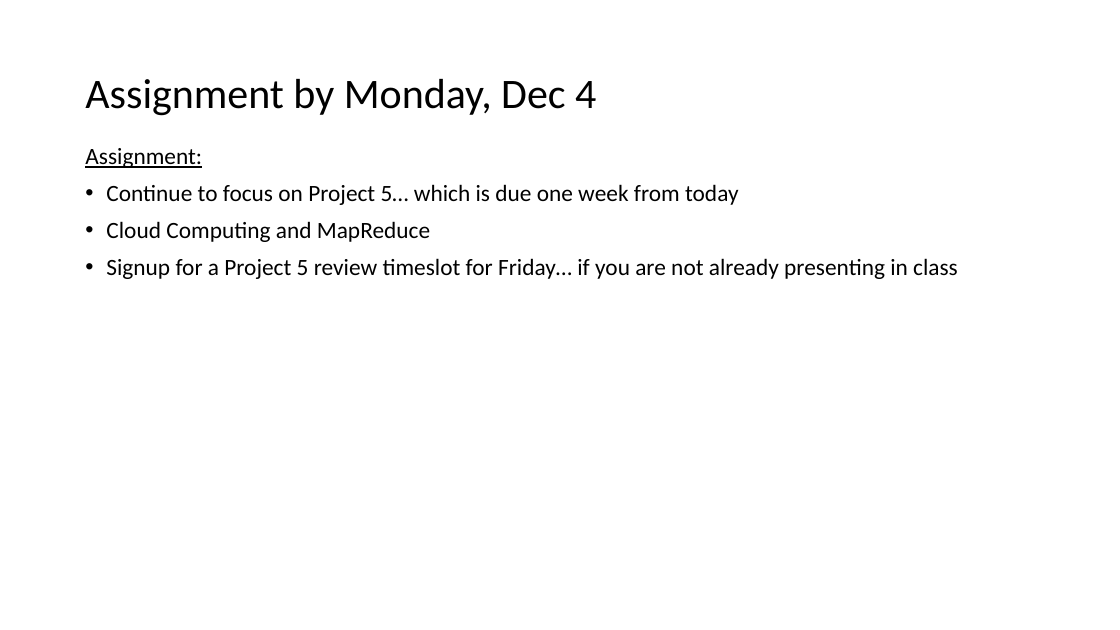
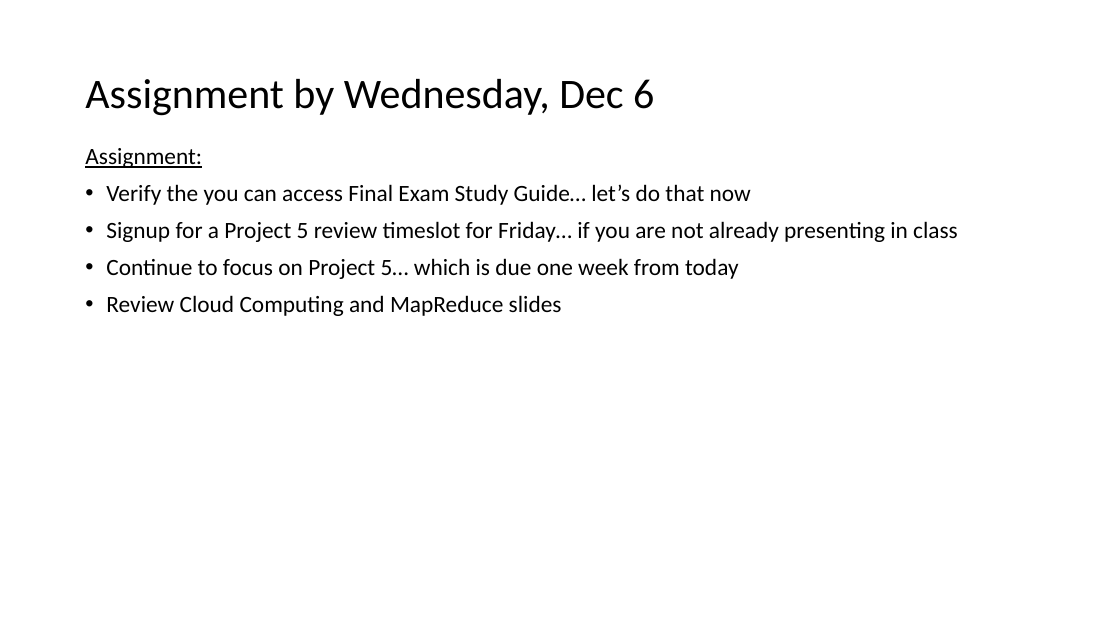
Before and after one commit to EricJPogue/www-epogue-info, a slide deck: slide 6 of CPSC-24700/Presentations/session-39.pptx. Drawn at 1120x630 pixels with LibreOffice and Linux fonts; fonts in the diff are those of the drawing. Boxes give left, top, right and bottom in pixels: in the first picture for what was removed or moved away, otherwise in the second. Text is boxed around its words. In the diff, an @@ line names an element or a change of style, - is before the commit and + after.

```diff
--- a/CPSC-24700/Presentations/session-39.pptx
+++ b/CPSC-24700/Presentations/session-39.pptx
@@ title at (85, 79, 654, 116): text changed @@
-Assignment by Monday, Dec 4
+Assignment by Wednesday, Dec 6
@@ text at (106, 184, 958, 242): paragraphs added @@
+• Verify the you can access Final Exam Study Guide… let’s do that now
+• Signup for a Project 5 review timeslot for Friday… if you are not already presenting in class
@@ text at (106, 295, 562, 316): text changed @@
-• Cloud Computing and MapReduce
-• Signup for a Project 5 review timeslot for Friday… if you are not already presenting in class
+• Review Cloud Computing and MapReduce slides
```
Also in this commit, not shown: 1 other file.
